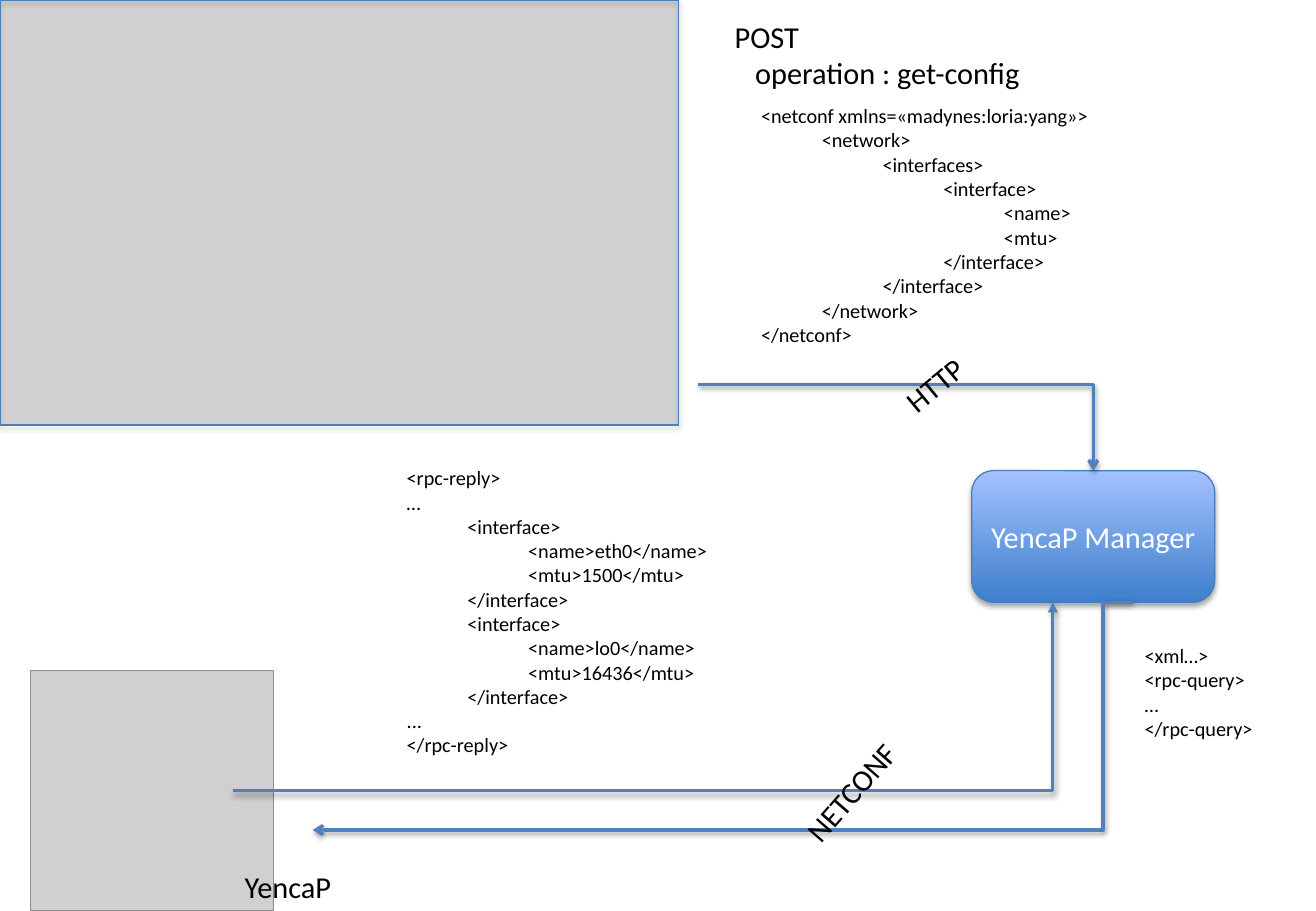
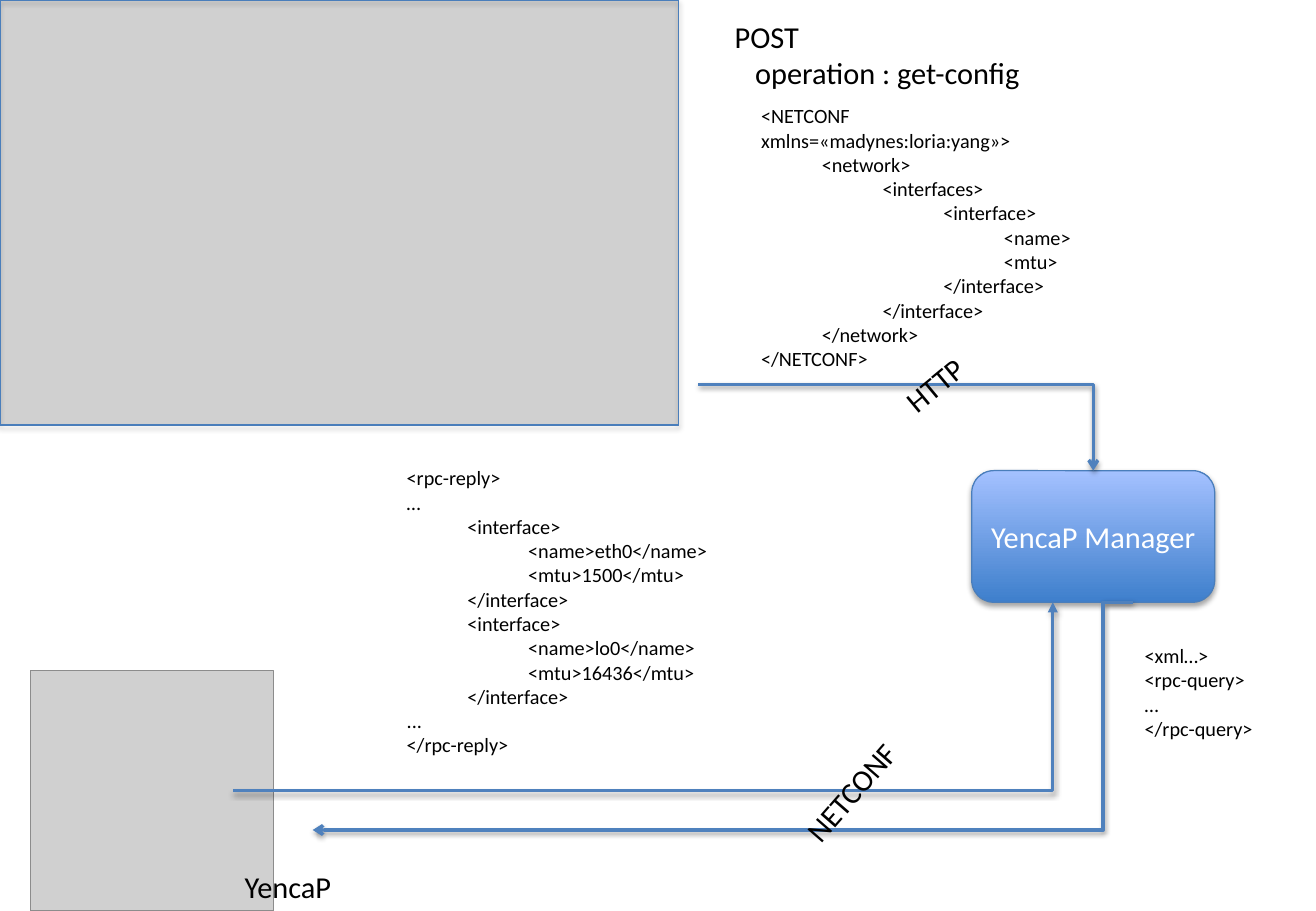
Before and after one commit to AaronNGray/jYang, a slide deck: slide 8 of yang-manager/reports/YangArchi.pptx. Drawn at 1316x911 pixels with LibreOffice and Linux fonts; fonts in the diff are those of the drawing; grey boxes stand for pictures. Boxes give left, top, right and bottom in pixels: in the first picture for what was removed or moved away, otherwise in the second. Text is boxed around its words. In the diff, an @@ line names an element or a change of style, - is before the commit and + after.

```diff
--- a/yang-manager/reports/YangArchi.pptx
+++ b/yang-manager/reports/YangArchi.pptx
@@ text at [761,110,1010,152]: text changed @@
-<netconf xmlns=«madynes:loria:yang»>
+<NETCONF xmlns=«madynes:loria:yang»>
@@ text at [761,352,868,367]: text changed @@
-</netconf>
+</NETCONF>
```
Also in this commit, not shown: 10 other slides changed, 1 other file.
